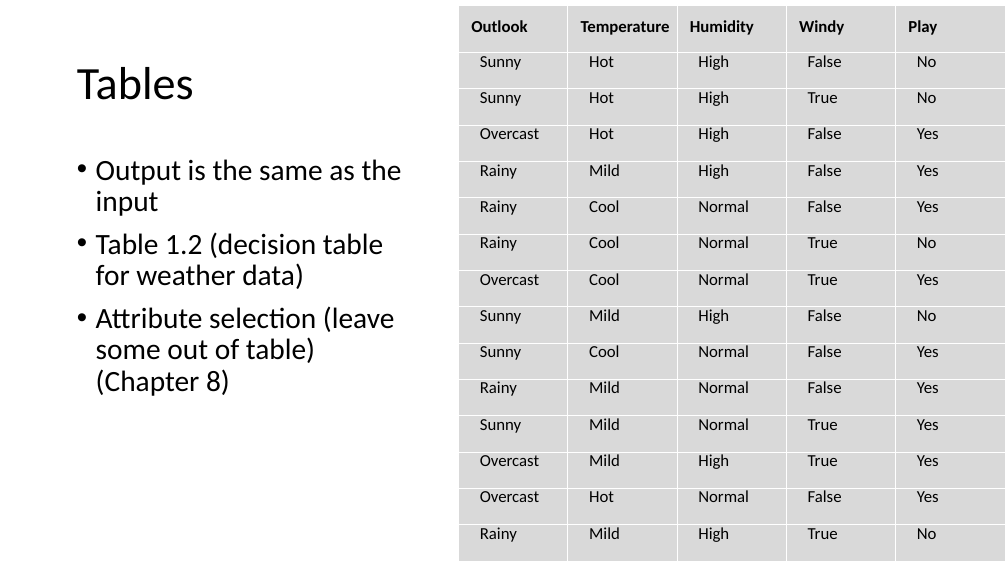
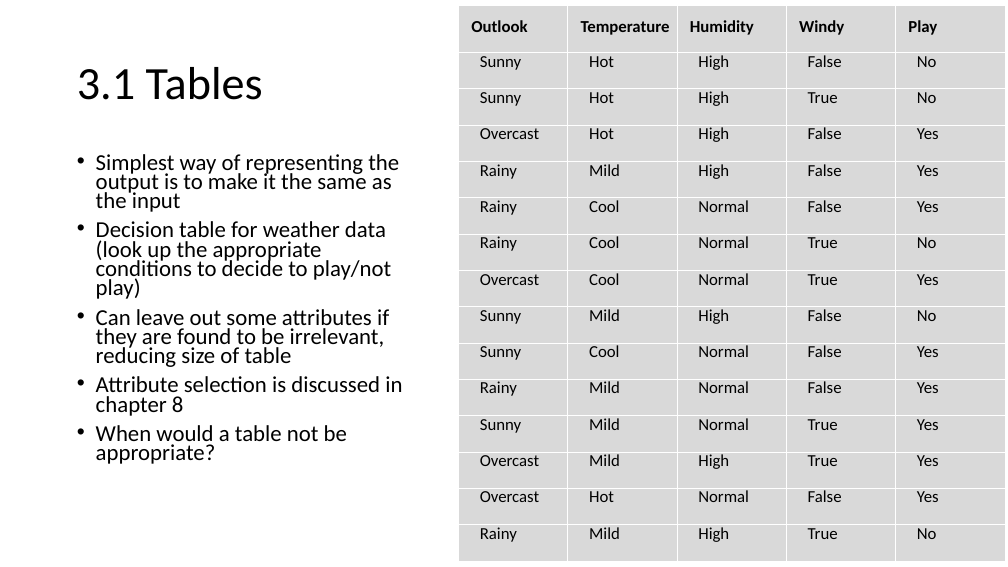
Before and after one commit to russellu/cs405, a slide deck: slide 4 of Lecture_03.pptx (slide 5 before the commit). Drawn at 1008x567 pixels with LibreOffice and Linux fonts; fonts in the diff are those of the drawing. Boxes give left, top, right and bottom in pixels: in the first picture for what was removed or moved away, otherwise in the second. Text is boxed around its words. In the diff, an @@ line names an element or a change of style, - is before the commit and + after.

```diff
--- a/Lecture_03.pptx
+++ b/Lecture_03.pptx
@@ title at (77,67,263,100): text changed @@
-Tables
+3.1 Tables
@@ text at (96,154,402,464): text changed; size 28 to 21.7 pt @@
-• Output is the same as the input
-• Table 1.2 (decision table for weather data)
-• Attribute selection (leave some out of table) (Chapter 8)
+• Simplest way of representing the output is to make it the same as the input
+• Decision table for weather data (look up the appropriate conditions to decide to play/not play)
+• Can leave out some attributes if they are found to be irrelevant, reducing size of table
+• Attribute selection is discussed in chapter 8
+• When would a table not be appropriate?
```
Also in this commit, not shown: 9 other slides changed, 3 slides added, 1 slide removed, 1 other file.
